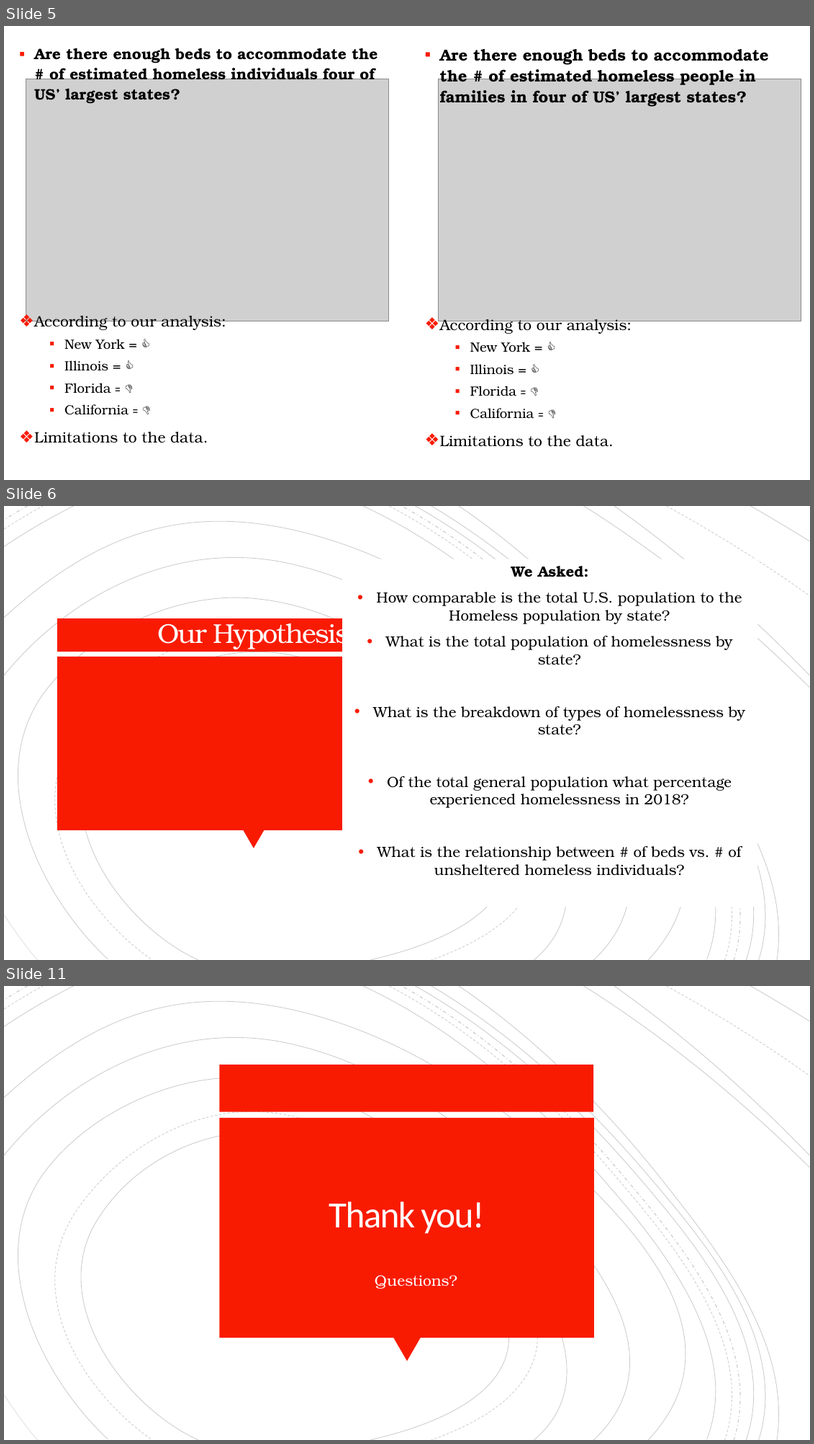
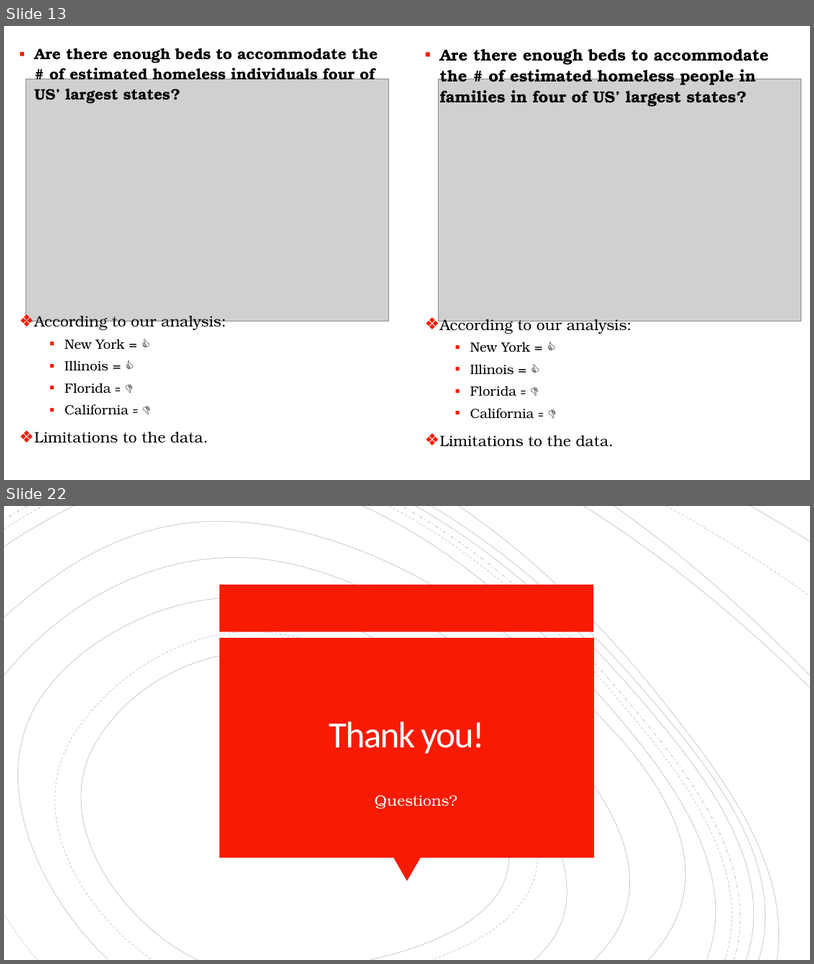
Before and after one commit to cic2003/Group3Project1, a slide deck: Homelessness Presentation_Project 1_ChidimaEdits.pptx. Shown one above the other, each under a label of ours: slides 5, 6 and 11 before the commit, slides 13 and 22 after it; the slides between them are not shown. The pictures are 814x1444 and 814x964 pixels, drawn with LibreOffice and Linux fonts; fonts in the diff are those of the drawing; grey boxes stand for pictures. Boxes give left, top, right and bottom in pixels: in the first picture for what was removed or moved away, otherwise in the second. Text is boxed around its words. In the diff, an @@ line names an element or a change of style, - is before the commit and + after.

```diff
--- a/Homelessness Presentation_Project 1_ChidimaEdits.pptx
+++ b/Homelessness Presentation_Project 1_ChidimaEdits.pptx
@@ slide 6 removed at [4,506,810,960], background #FFFFFF; not listed: 19 template elements that a slide beside it also shows @@
@@ text removed at [373,566,746,875] @@
-We Asked:
-• How comparable is the total U.S. population to the Homeless population by state?
-• What is the total population of homelessness by state?
-• What is the breakdown of types of homelessness by state?
-• Of the total general population what percentage experienced homelessness in 2018?
-• What is the relationship between # of beds vs. # of unsheltered homeless individuals?
@@ rectangle removed at [57,618,450,651] @@
@@ title removed at [157,618,350,650] @@
-Our Hypothesis
@@ rectangle removed at [57,656,450,830] @@
@@ triangle removed at [244,830,265,848] @@
@@ what was slide 5 is now slide 13 @@
@@ what was slide 11 is now slide 22 @@
```
Also in this commit, not shown: 3 slides changed, 17 slides added, 5 other slides removed.
